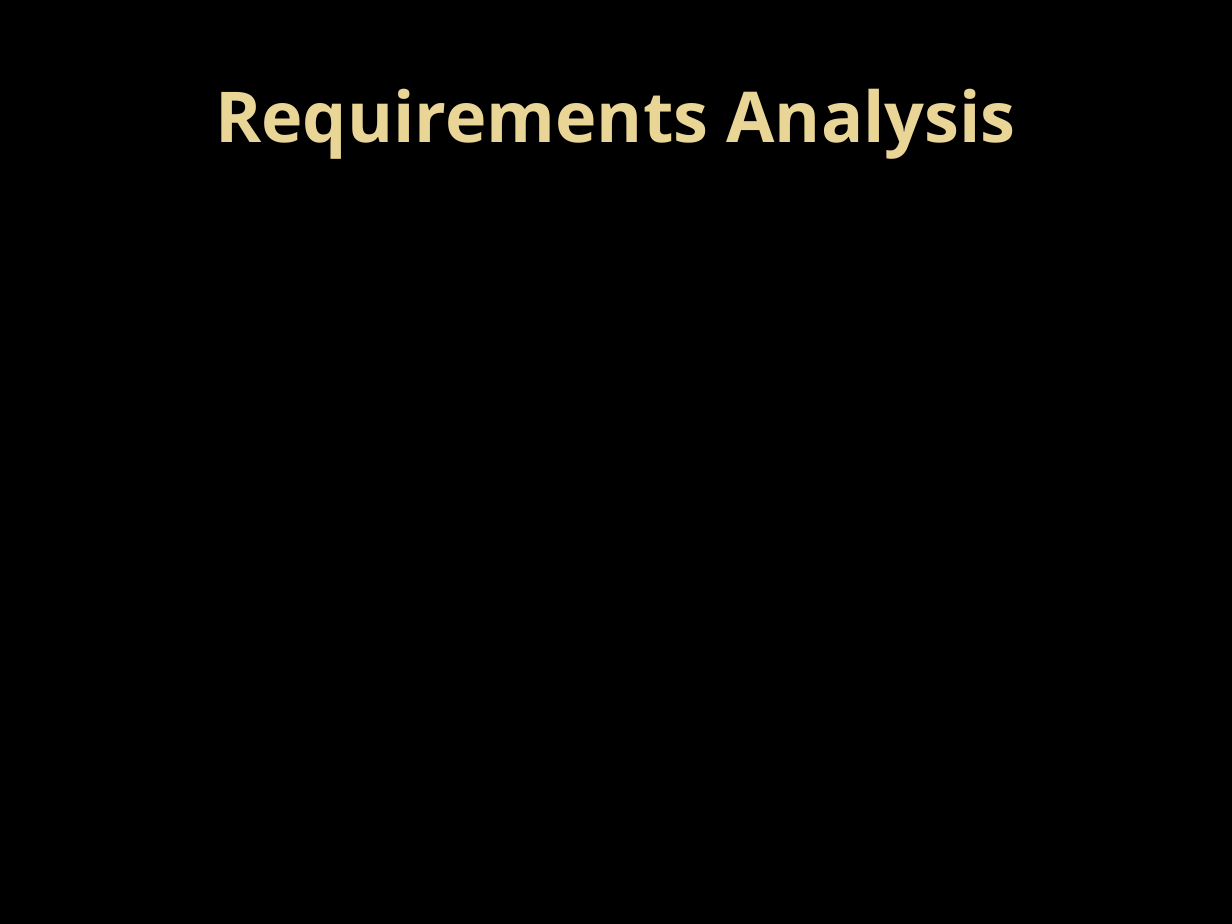
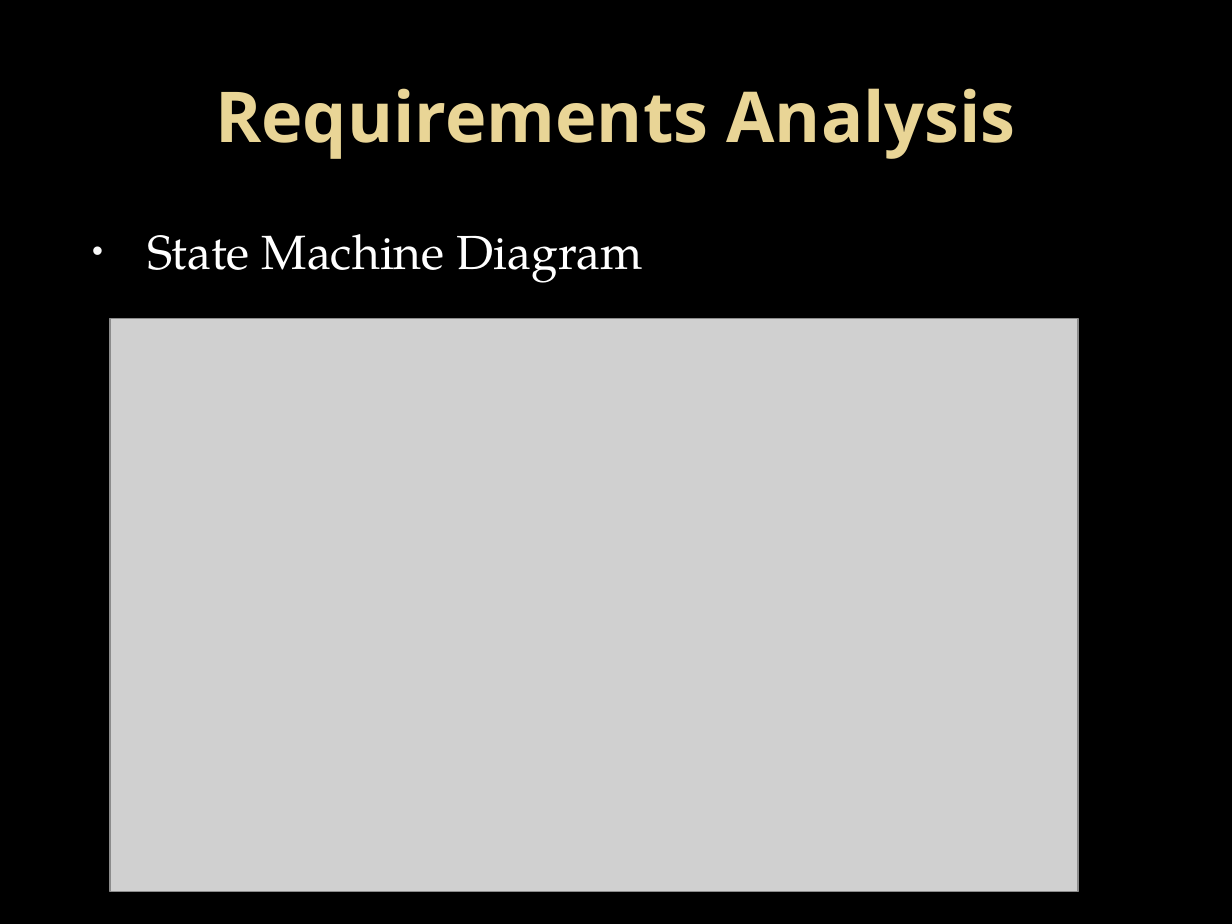
Before and after one commit to GroupIntensioMemoryGame/ProjectFiles, a slide deck: slide 12 of Delivery Briefing/Delivery Briefing.pptx. Drawn at 1232x924 pixels with LibreOffice and Linux fonts; fonts in the diff are those of the drawing; grey boxes stand for pictures; background and template pictures are left out. Boxes give left, top, right and bottom in pixels: in the first picture for what was removed or moved away, otherwise in the second. Text is boxed around its words. In the diff, an @@ line names an element or a change of style, - is before the commit and + after.

```diff
--- a/Delivery Briefing/Delivery Briefing.pptx
+++ b/Delivery Briefing/Delivery Briefing.pptx
@@ text added at (148,234,643,283), 28 pt, text #FFFFFF @@
+• State Machine Diagram
@@ picture added at (110,318,1078,891) @@
```
Also in this commit, not shown: 10 other slides changed, 5 slides added, 4 slides removed.
